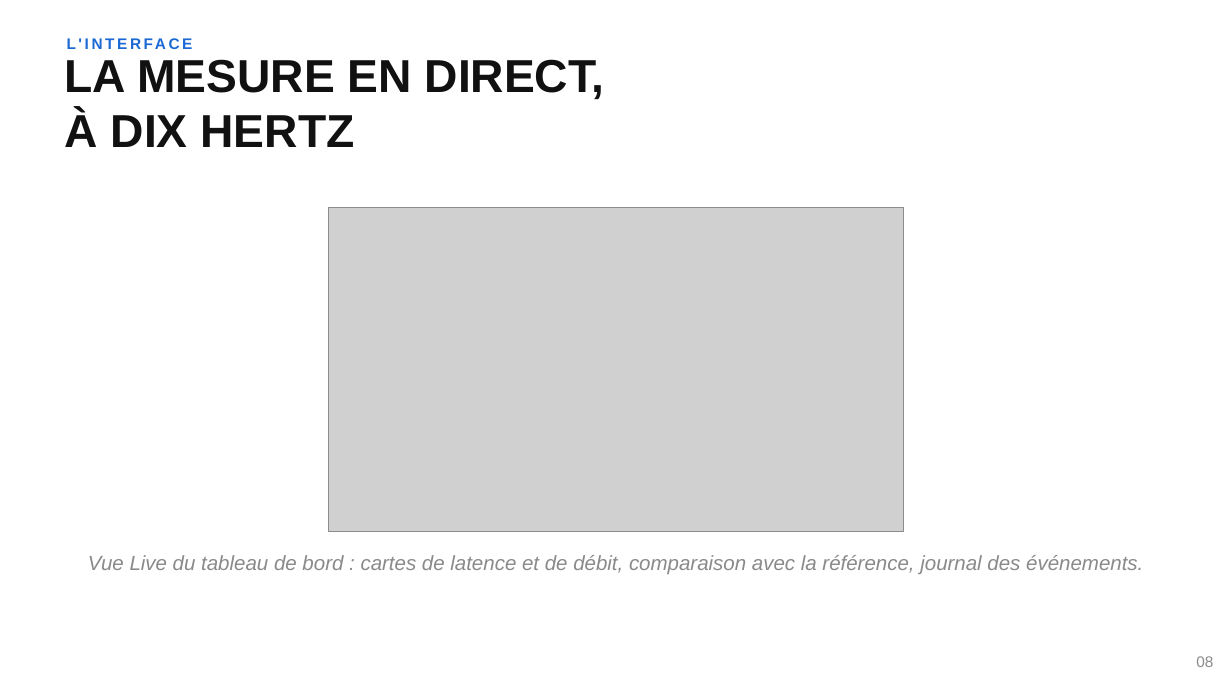
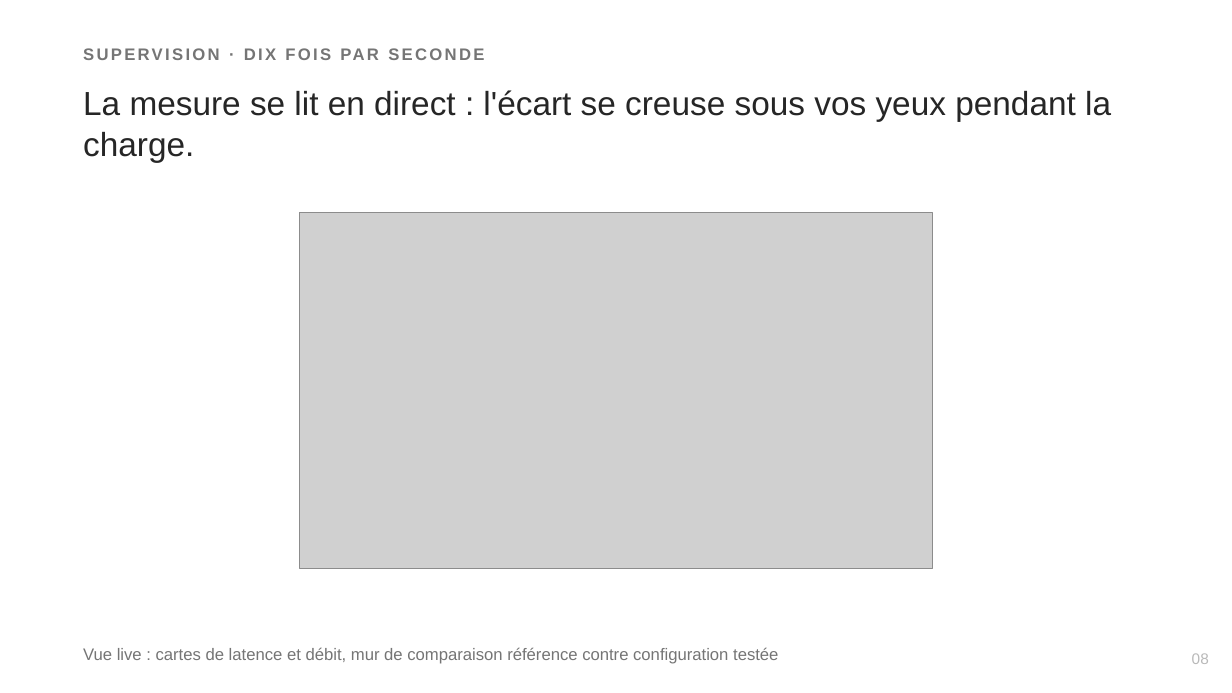
Before and after one commit to Realms4239/cgo, a slide deck: slide 8 of book/soutenance.pptx. Drawn at 1232x693 pixels with LibreOffice and Linux fonts; fonts in the diff are those of the drawing; grey boxes stand for pictures. Boxes give left, top, right and bottom in pixels: in the first picture for what was removed or moved away, otherwise in the second. Text is boxed around its words. In the diff, an @@ line names an element or a change of style, - is before the commit and + after.

```diff
--- a/book/soutenance.pptx
+++ b/book/soutenance.pptx
@@ text at (67, 38, 76, 49): text changed; size 12 to 13 pt; text colour #1C69D4 to #757575 @@
-L'INTERFACE
+SUPERVISION · DIX FOIS PAR SECONDE
@@ text at (83, 90, 1111, 163): text changed; size 36 to 26 pt; text colour #111111 to #262626; bold off @@
-LA MESURE EN DIRECT,
-À DIX HERTZ
+La mesure se lit en direct : l'écart se creuse sous vos yeux pendant la charge.
@@ picture: place and size @@
-picture at (328, 208, 903, 531)
+picture at (299, 213, 932, 568)
@@ text at (83, 647, 778, 664): text changed; size 16 to 13 pt; text colour #8A8A8A to #757575; italic off @@
-Vue Live du tableau de bord : cartes de latence et de débit, comparaison avec la référence, journal des événements.
+Vue live : cartes de latence et débit, mur de comparaison référence contre configuration testée
@@ text "Vue live : cartes de ..." at (83, 647, 778, 664): vertical alignment top to middle @@
@@ text "08" at (1192, 653, 1209, 664): text colour #8A8A8A to #B9B9B9 @@
```
Also in this commit, not shown: 20 other slides changed, 5 slides added, 5 slides removed, 4 other files.
